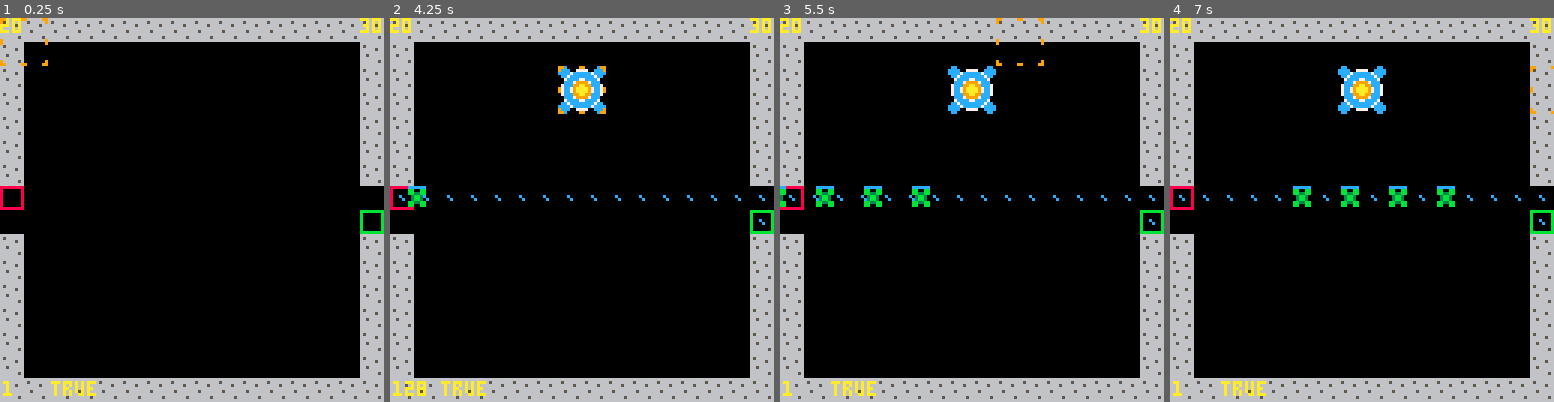
Above: before the commit, frames 1-4 (left to right).
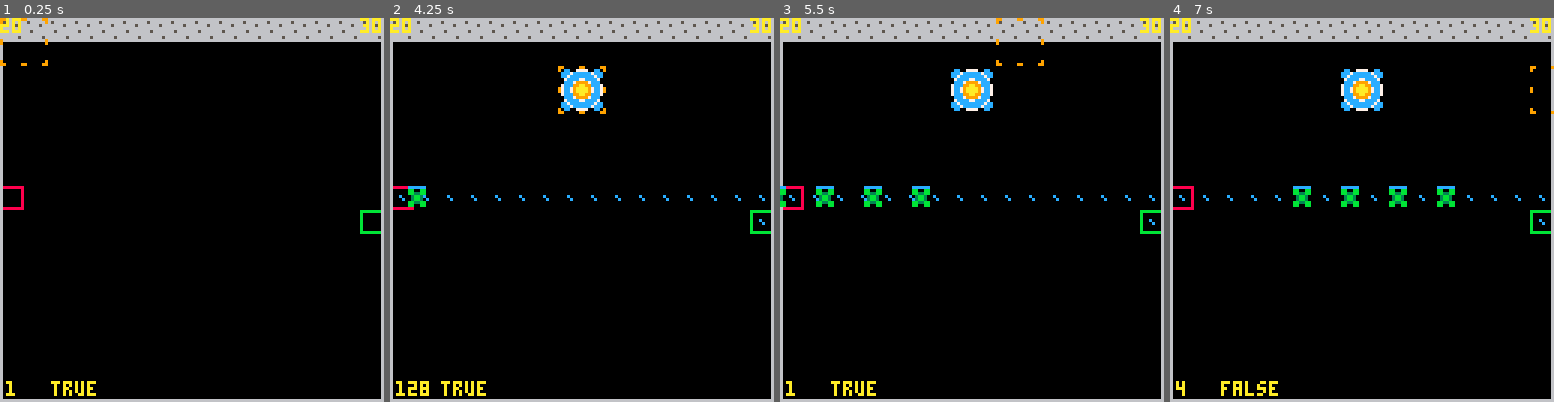
Above: after the commit, the same moments.

Repository: langchr86/pico-bubble-towers
Game: PICO-8 cartridge pico-proto.p8
Two runs of this game, one before a commit and one after it. Both use one fixed random seed, a clock stepped at 60 frames per second and the inputs below.
Inputs:
- Up to frame 1 (0.25 s): no input
- Up to frame 2 (4.25 s): tap X (X key) at 0.33, 1.07, 1.85, 2.97, 4.08 s; tap O (Z key) at 0.7, 1.7, 2.1, 2.5, 2.9, 3.3, 3.7, 4.1 s; hold Right 1.6-2.1 s; hold Up 2.15-2.42 s; hold Right 2.47-3.03 s; hold Left 3.08-3.58 s; hold Down 3.63-3.97 s; hold Right from 4.02 s (still down)
- Up to frame 3 (5.5 s): tap O (Z key) at 4.5, 4.9, 5.3 s; release Right at 4.68 s; hold Up 4.73-5.03 s; hold Left from 5.08 s (still down); tap X (X key) at 5.2 s
- Up to frame 4 (7 s): release Left at 5.68 s; tap O (Z key) every 0.4 s from 5.7 to 6.9 s; hold Down 5.73-6.03 s; hold Right 6.08-6.58 s; tap X (X key) at 6.32 s; hold Right from 6.63 s (still down)

The runs differ from the first frame. In frame 1, 14% of the frame differs, in the area x 0-100%, y 6-100%; in frame 2, 14%; in frame 3, 14%; in frame 4, 14%.

Commit message:
increase playfield by shrinking border

Diff:
--- a/cursor.lua
+++ b/cursor.lua
@@ -65,7 +65,7 @@
     spr(self.sprite, self.pos.x, self.pos.y, 2, 2)
 
     cursor_sprite = mget(self.pos.x / self.inc, self.pos.y / self.inc)
-    print(cursor_sprite, 1, 121, 10)
+    print(cursor_sprite, 2, 121, 10)
     print(fget(cursor_sprite, 0), 17, 121, 10)
   end
 end
--- a/pico-proto.p8
+++ b/pico-proto.p8
@@ -21,14 +21,14 @@
 #include session.lua
 #include pico-proto.lua
 __gfx__
-00000000666666660000000000000000000000000000000000000000000000000000000000000000000000000000000000000000000000000000000000000000
-00000000656666660000000000000000000000000000000000000000000000000000000000000000000000000000000000000000000000000000000000000000
-00700700666665660000000000000000000000000000000000000000000000000000000000000000000000000000000000000000000000000000000000000000
-00077000666666660000000000000000000000000000000000000000000000000000000000000000000000000000000000000000000000000000000000000000
-00077000665666660000000000000000000000000000000000000000000000000000000000000000000000000000000000000000000000000000000000000000
-00700700666666660000000000000000000000000000000000000000000000000000000000000000000000000000000000000000000000000000000000000000
-00000000666666560000000000000000000000000000000000000000000000000000000000000000000000000000000000000000000000000000000000000000
-00000000666666660000000000000000000000000000000000000000000000000000000000000000000000000000000000000000000000000000000000000000
+00000000666666666000000000000000000000066000000000000006000000000000000000000000000000000000000000000000000000000000000000000000
+00000000656666666000000000000000000000066000000000000006000000000000000000000000000000000000000000000000000000000000000000000000
+00700700666665666000000000000000000000066000000000000006000000000000000000000000000000000000000000000000000000000000000000000000
+00077000666666666000000000000000000000066000000000000006000000000000000000000000000000000000000000000000000000000000000000000000
+00077000665666666000000000000000000000066000000000000006000000000000000000000000000000000000000000000000000000000000000000000000
+00700700666666666000000000000000000000066000000000000006000000000000000000000000000000000000000000000000000000000000000000000000
+00000000666666566000000000000000000000066000000000000006000000000000000000000000000000000000000000000000000000000000000000000000
+00000000666666666000000066666666000000066666666666666666000000000000000000000000000000000000000000000000000000000000000000000000
 0000000088888888bbbbbbbb00000000000000000000000000000000000000000000000000000000000000000000000000000000000000000000000000000000
 0000000080000008b000000b00000000000000000000000000000000000000000000000000000000000000000000000000000000000000000000000000000000
 0000000080000008b000000b00000000000000000000000000000000000000000000000000000000000000000000000000000000000000000000000000000000
@@ -85,9 +85,9 @@
 00000000000000000000000000000000000000000000000000000000000000000000000000000000000000000000000000000000000000000000000000000000
 00000000000000000000000000000000000000000000000000000000000000000000000000000000000000000000000000000000000000000000000000000000
 00000000000000000000000000000000000000000000000000000000000000000000000000000000000000000000000000000000000000000000000000000000
-0cc0000000000cc00000000000000000000000000000000000000000000000000000000000000000000000000000000000000000000000000000000000000000
-cccc00777700cccc0000000000000000000000000000000000000000000000000000000000000000000000000000000000000000000000000000000000000000
-cccc7cccccc7cccc0000000000000000000000000000000000000000000000000000000000000000000000000000000000000000000000000000000000000000
+00000000000000000000000000000000000000000000000000000000000000000000000000000000000000000000000000000000000000000000000000000000
+00cc00777700cc000000000000000000000000000000000000000000000000000000000000000000000000000000000000000000000000000000000000000000
+0ccc7cccccc7ccc00000000000000000000000000000000000000000000000000000000000000000000000000000000000000000000000000000000000000000
 0cc7cccccccc7cc00000000000000000000000000000000000000000000000000000000000000000000000000000000000000000000000000000000000000000
 007cccc77cccc7000000000000000000000000000000000000000000000000000000000000000000000000000000000000000000000000000000000000000000
 00ccc799997ccc000000000000000000000000000000000000000000000000000000000000000000000000000000000000000000000000000000000000000000
@@ -98,9 +98,8 @@
 00ccc799997ccc000000000000000000000000000000000000000000000000000000000000000000000000000000000000000000000000000000000000000000
 007cccc77cccc7000000000000000000000000000000000000000000000000000000000000000000000000000000000000000000000000000000000000000000
 0cc7cccccccc7cc00000000000000000000000000000000000000000000000000000000000000000000000000000000000000000000000000000000000000000
-cccc7cccccc7cccc0000000000000000000000000000000000000000000000000000000000000000000000000000000000000000000000000000000000000000
-cccc00777700cccc0000000000000000000000000000000000000000000000000000000000000000000000000000000000000000000000000000000000000000
-0cc0000000000cc00000000000000000000000000000000000000000000000000000000000000000000000000000000000000000000000000000000000000000
+0ccc7cccccc7ccc00000000000000000000000000000000000000000000000000000000000000000000000000000000000000000000000000000000000000000
+00cc00777700cc000000000000000000000000000000000000000000000000000000000000000000000000000000000000000000000000000000000000000000
 
 
 
@@ -236,21 +235,21 @@
 0101000000000000000000000000000001010000000000000000000000000000000000000000000000000000000000000000000000000000000000000000000000000000000000000000000000000000000000000000000000000000000000000000000000000000000000000000000000000000000000000000000000000000
 __map__
 0101010101010101010101010101010100000000000000000000000000000000000000000000000000000000000000000000000000000000000000000000000000000000000000000000000000000000000000000000000000000000000000000000000000000000000000000000000000000000000000000000000000000000
-0100000000000000000000000000000100000000000000000000000000000000000000000000000000000000000000000000000000000000000000000000000000000000000000000000000000000000000000000000000000000000000000000000000000000000000000000000000000000000000000000000000000000000
-0100000000000000000000000000000100000000000000000000000000000000000000000000000000000000000000000000000000000000000000000000000000000000000000000000000000000000000000000000000000000000000000000000000000000000000000000000000000000000000000000000000000000000
-0100000000000000000000000000000100000000000000000000000000000000000000000000000000000000000000000000000000000000000000000000000000000000000000000000000000000000000000000000000000000000000000000000000000000000000000000000000000000000000000000000000000000000
-0100000000000000000000000000000100000000000000000000000000000000000000000000000000000000000000000000000000000000000000000000000000000000000000000000000000000000000000000000000000000000000000000000000000000000000000000000000000000000000000000000000000000000
-0100000000000000000000000000000100000000000000000000000000000000000000000000000000000000000000000000000000000000000000000000000000000000000000000000000000000000000000000000000000000000000000000000000000000000000000000000000000000000000000000000000000000000
-0100000000000000000000000000000100000000000000000000000000000000000000000000000000000000000000000000000000000000000000000000000000000000000000000000000000000000000000000000000000000000000000000000000000000000000000000000000000000000000000000000000000000000
-1100000000000000000000000000000000000000000000000000000000000000000000000000000000000000000000000000000000000000000000000000000000000000000000000000000000000000000000000000000000000000000000000000000000000000000000000000000000000000000000000000000000000000
-0000000000000000000000000000001200000000000000000000000000000000000000000000000000000000000000000000000000000000000000000000000000000000000000000000000000000000000000000000000000000000000000000000000000000000000000000000000000000000000000000000000000000000
-0100000000000000000000000000000100000000000000000000000000000000000000000000000000000000000000000000000000000000000000000000000000000000000000000000000000000000000000000000000000000000000000000000000000000000000000000000000000000000000000000000000000000000
-0100000000000000000000000000000100000000000000000000000000000000000000000000000000000000000000000000000000000000000000000000000000000000000000000000000000000000000000000000000000000000000000000000000000000000000000000000000000000000000000000000000000000000
-0100000000000000000000000000000100000000000000000000000000000000000000000000000000000000000000000000000000000000000000000000000000000000000000000000000000000000000000000000000000000000000000000000000000000000000000000000000000000000000000000000000000000000
-0100000000000000000000000000000100000000000000000000000000000000000000000000000000000000000000000000000000000000000000000000000000000000000000000000000000000000000000000000000000000000000000000000000000000000000000000000000000000000000000000000000000000000
-0100000000000000000000000000000100000000000000000000000000000000000000000000000000000000000000000000000000000000000000000000000000000000000000000000000000000000000000000000000000000000000000000000000000000000000000000000000000000000000000000000000000000000
-0100000000000000000000000000000100000000000000000000000000000000000000000000000000000000000000000000000000000000000000000000000000000000000000000000000000000000000000000000000000000000000000000000000000000000000000000000000000000000000000000000000000000000
-0101010101010101010101010101010100000000000000000000000000000000000000000000000000000000000000000000000000000000000000000000000000000000000000000000000000000000000000000000000000000000000000000000000000000000000000000000000000000000000000000000000000000000
+0200000000000000000000000000000400000000000000000000000000000000000000000000000000000000000000000000000000000000000000000000000000000000000000000000000000000000000000000000000000000000000000000000000000000000000000000000000000000000000000000000000000000000
+0200000000000000000000000000000400000000000000000000000000000000000000000000000000000000000000000000000000000000000000000000000000000000000000000000000000000000000000000000000000000000000000000000000000000000000000000000000000000000000000000000000000000000
+0200000000000000000000000000000400000000000000000000000000000000000000000000000000000000000000000000000000000000000000000000000000000000000000000000000000000000000000000000000000000000000000000000000000000000000000000000000000000000000000000000000000000000
+0200000000000000000000000000000400000000000000000000000000000000000000000000000000000000000000000000000000000000000000000000000000000000000000000000000000000000000000000000000000000000000000000000000000000000000000000000000000000000000000000000000000000000
+0200000000000000000000000000000400000000000000000000000000000000000000000000000000000000000000000000000000000000000000000000000000000000000000000000000000000000000000000000000000000000000000000000000000000000000000000000000000000000000000000000000000000000
+0200000000000000000000000000000400000000000000000000000000000000000000000000000000000000000000000000000000000000000000000000000000000000000000000000000000000000000000000000000000000000000000000000000000000000000000000000000000000000000000000000000000000000
+1100000000000000000000000000000400000000000000000000000000000000000000000000000000000000000000000000000000000000000000000000000000000000000000000000000000000000000000000000000000000000000000000000000000000000000000000000000000000000000000000000000000000000
+0200000000000000000000000000001200000000000000000000000000000000000000000000000000000000000000000000000000000000000000000000000000000000000000000000000000000000000000000000000000000000000000000000000000000000000000000000000000000000000000000000000000000000
+0200000000000000000000000000000400000000000000000000000000000000000000000000000000000000000000000000000000000000000000000000000000000000000000000000000000000000000000000000000000000000000000000000000000000000000000000000000000000000000000000000000000000000
+0200000000000000000000000000000400000000000000000000000000000000000000000000000000000000000000000000000000000000000000000000000000000000000000000000000000000000000000000000000000000000000000000000000000000000000000000000000000000000000000000000000000000000
+0200000000000000000000000000000400000000000000000000000000000000000000000000000000000000000000000000000000000000000000000000000000000000000000000000000000000000000000000000000000000000000000000000000000000000000000000000000000000000000000000000000000000000
+0200000000000000000000000000000400000000000000000000000000000000000000000000000000000000000000000000000000000000000000000000000000000000000000000000000000000000000000000000000000000000000000000000000000000000000000000000000000000000000000000000000000000000
+0200000000000000000000000000000400000000000000000000000000000000000000000000000000000000000000000000000000000000000000000000000000000000000000000000000000000000000000000000000000000000000000000000000000000000000000000000000000000000000000000000000000000000
+0200000000000000000000000000000400000000000000000000000000000000000000000000000000000000000000000000000000000000000000000000000000000000000000000000000000000000000000000000000000000000000000000000000000000000000000000000000000000000000000000000000000000000
+0503030303030303030303030303030600000000000000000000000000000000000000000000000000000000000000000000000000000000000000000000000000000000000000000000000000000000000000000000000000000000000000000000000000000000000000000000000000000000000000000000000000000000
 0000000000000000000000000000000000000000000000000000000000000000000000000000000000000000000000000000000000000000000000000000000000000000000000000000000000000000000000000000000000000000000000000000000000000000000000000000000000000000000000000000000000000000
 0000000000000000000000000000000000000000000000000000000000000000000000000000000000000000000000000000000000000000000000000000000000000000000000000000000000000000000000000000000000000000000000000000000000000000000000000000000000000000000000000000000000000000
 0001010100000100000100010001010100000000000000000000000000000000000000000000000000000000000000000000000000000000000000000000000000000000000000000000000000000000000000000000000000000000000000000000000000000000000000000000000000000000000000000000000000000000
--- a/session.lua
+++ b/session.lua
@@ -108,6 +108,13 @@
   end
 end
 
+function Session:DrawMapBorder()
+  local border_color = 6
+  line(0, kTileSize, 0, 127, border_color)
+  line(127, kTileSize, 127, 127, border_color)
+  line(0, 127, 127, 127, border_color)
+end
+
 function Session:DrawMap()
   map(self.map_index * kMapSizeInTiles, 0)
 end
@@ -144,6 +151,7 @@
   end
 
   self:DrawMap()
+  self:DrawMapBorder()
   self:DrawPath()
 
   for tower in all(self.tower_list) do
